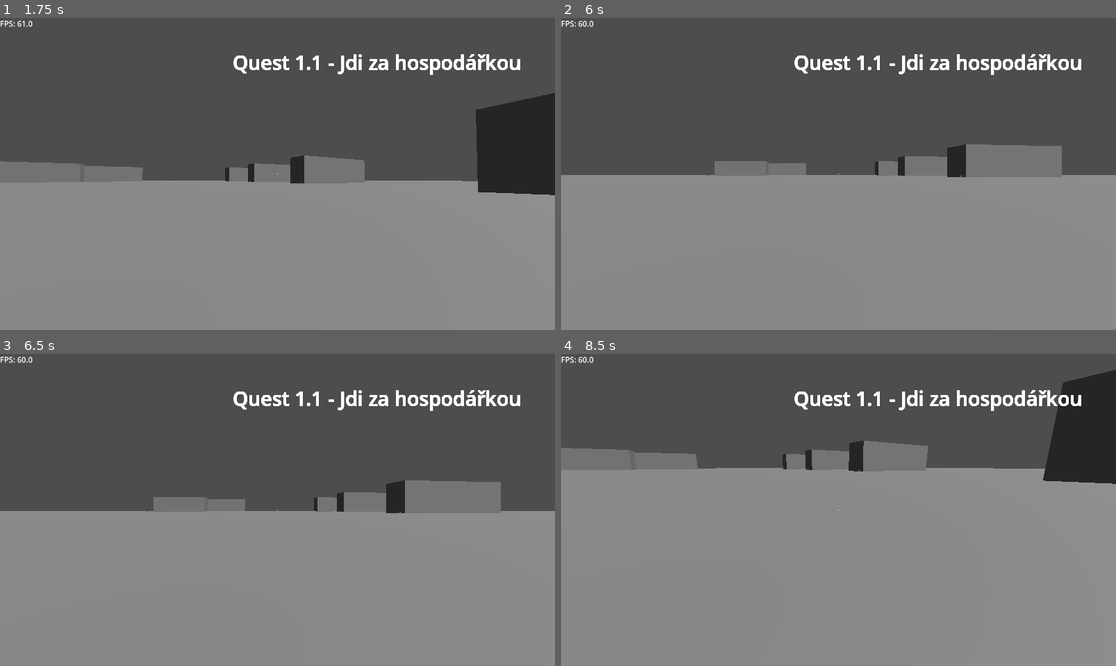
Above: before the commit, frames 1-4 (two rows, left to right).
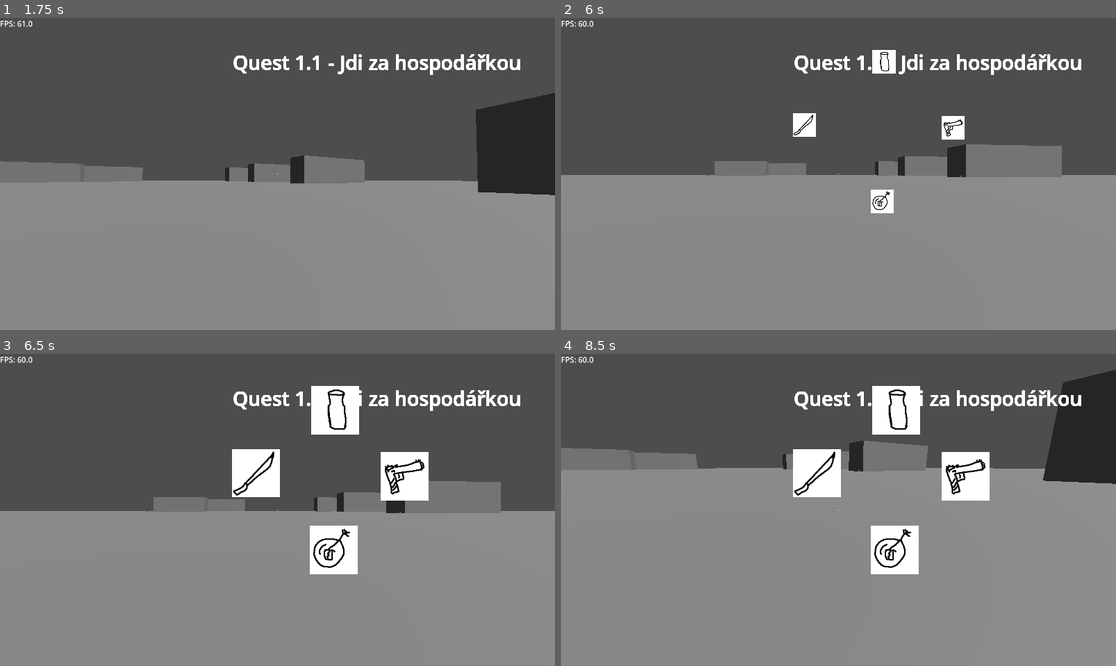
Above: after the commit, the same moments.

Repository: StrahovGameDev/StraHov
Game: Godot game, scene res://00main_scene/game_manager.tscn
Two runs of this game, one before a commit and one after it. Both use one fixed random seed, a clock stepped at 60 frames per second and the inputs below. Before the commit the project starts from res://main_scene/game_manager.tscn. Video files are missing from this copy of the repository; at most half a second of black plays in their place.
Inputs (mouse positions are in pixels of both pictures, inside the frame that each line leads up to):
- Up to frame 1 (1.75 s): click "START" at 0.5 s; tap Enter (enter) at 1.25 s; move the mouse to (305, 174) at 1.27 s; hold Space (fly_up) from 1.28 s (still down); hold Enter (enter) from 1.28 s (still down); tap G (weapon_select) at 1.55 s
- Up to frame 2 (6 s): keep holding Space (fly_up); move the mouse to (810, 174) at 2.02 s; release Enter (enter) at 2.03 s; tap G (weapon_select) at 2.1, 3.05, 4.55 s; tap Enter (enter) at 2.3, 3.8, 5.3 s; tap E (accept) at 2.75, 4.25, 5, 5.75 s; move the mouse to (849, 167) at 2.77 s; hold E (accept) 2.78-3.53 s; move the mouse to (832, 180) at 3.52 s; tap Ctrl (duck) at 3.6 s; move the mouse to (877, 177) at 4.27 s; hold Enter (enter) 4.28-5.03 s; move the mouse to (794, 170) at 5.02 s; tap Shift (sprint) at 5.1 s; move the mouse to (844, 174) at 5.77 s; hold G (weapon_select) from 5.78 s (still down)
- Up to frame 3 (6.5 s): keep holding Space (fly_up); keep holding G (weapon_select)
- Up to frame 4 (8.5 s): release Space (fly_up) at 6.5 s; release G (weapon_select) at 6.5 s; click (894, 410) at 6.52 s; move the mouse to (816, 503) at 7.27 s; hold D (right) 7.28-8.03 s; tap Enter (enter) at 7.35 s; move the mouse to (866, 510) at 8.02 s; hold Space (fly_up) from 8.03 s (still down); hold G (weapon_select) from 8.03 s (still down)

Frame 1 is identical in both runs. In frame 2, 1.2% of the frame differs, in the area x 41-73%, y 10-63%; in frame 3, 5.2%; in frame 4, 5.2%, in the area x 41-78%, y 10-71%.

Commit message:
WeaponManager: a few changes; main_scene folder renamed to 00main_scene

Diff:
--- a/main_scene/game_manager.tscn
+++ b/00main_scene/game_manager.tscn
@@ -1,6 +1,6 @@
 [gd_scene load_steps=9 format=3 uid="uid://bh1bx58xo7kmm"]
 
-[ext_resource type="Script" uid="uid://bbookv36piwvg" path="res://main_scene/game_manager.gd" id="1_ctrpd"]
+[ext_resource type="Script" uid="uid://bbookv36piwvg" path="res://00main_scene/game_manager.gd" id="1_ctrpd"]
 [ext_resource type="PackedScene" uid="uid://djesgf26jvqba" path="res://player.tscn" id="2_ddapi"]
 [ext_resource type="PackedScene" uid="uid://limqqekoiruf" path="res://scenes/map.tscn" id="3_ddapi"]
 [ext_resource type="PackedScene" uid="uid://cv2buc5hncyui" path="res://scenes/dialog_trigger.tscn" id="4_1lmva"]
--- a/gun_manager.tscn
+++ /dev/null
@@ -1,161 +0,0 @@
-[gd_scene load_steps=9 format=3 uid="uid://rukcl2t6m65y"]
-
-[ext_resource type="Script" uid="uid://i3fhhgx36b25" path="res://gun_manager.gd" id="1_silsl"]
-[ext_resource type="Texture2D" uid="uid://jr2umhv5muw0" path="res://weapons/weapon_1.png" id="2_lqhhv"]
-[ext_resource type="Texture2D" uid="uid://cdj13y2012ymi" path="res://weapons/weapon_2.png" id="3_kgsr0"]
-[ext_resource type="Texture2D" uid="uid://cx21jdet3qokd" path="res://weapons/weapon_3.png" id="4_xjpc8"]
-[ext_resource type="Texture2D" uid="uid://cxmq5fjqwlkdx" path="res://weapons/weapon_4.png" id="5_nxnyt"]
-
-[sub_resource type="Animation" id="Animation_lqhhv"]
-resource_name = "weapons_appear"
-length = 0.38
-tracks/0/type = "value"
-tracks/0/imported = false
-tracks/0/enabled = true
-tracks/0/path = NodePath("Weapon1:scale")
-tracks/0/interp = 1
-tracks/0/loop_wrap = true
-tracks/0/keys = {
-"times": PackedFloat32Array(0, 0.38),
-"transitions": PackedFloat32Array(1, 1),
-"update": 0,
-"values": [Vector2(1e-05, 1e-05), Vector2(1, 1)]
-}
-tracks/1/type = "value"
-tracks/1/imported = false
-tracks/1/enabled = true
-tracks/1/path = NodePath("Weapon2:scale")
-tracks/1/interp = 1
-tracks/1/loop_wrap = true
-tracks/1/keys = {
-"times": PackedFloat32Array(0, 0.38),
-"transitions": PackedFloat32Array(1, 1),
-"update": 0,
-"values": [Vector2(1e-05, 1e-05), Vector2(1, 1)]
-}
-tracks/2/type = "value"
-tracks/2/imported = false
-tracks/2/enabled = true
-tracks/2/path = NodePath("Weapon3:scale")
-tracks/2/interp = 1
-tracks/2/loop_wrap = true
-tracks/2/keys = {
-"times": PackedFloat32Array(0, 0.38),
-"transitions": PackedFloat32Array(1, 1),
-"update": 0,
-"values": [Vector2(1e-05, 1e-05), Vector2(1, 1)]
-}
-tracks/3/type = "value"
-tracks/3/imported = false
-tracks/3/enabled = true
-tracks/3/path = NodePath("Weapon4:scale")
-tracks/3/interp = 1
-tracks/3/loop_wrap = true
-tracks/3/keys = {
-"times": PackedFloat32Array(0, 0.38),
-"transitions": PackedFloat32Array(1, 1),
-"update": 0,
-"values": [Vector2(1e-05, 1e-05), Vector2(1, 1)]
-}
-
-[sub_resource type="Animation" id="Animation_kgsr0"]
-length = 0.001
-tracks/0/type = "value"
-tracks/0/imported = false
-tracks/0/enabled = true
-tracks/0/path = NodePath("Weapon1:scale")
-tracks/0/interp = 1
-tracks/0/loop_wrap = true
-tracks/0/keys = {
-"times": PackedFloat32Array(0),
-"transitions": PackedFloat32Array(1),
-"update": 0,
-"values": [Vector2(1, 1)]
-}
-tracks/1/type = "value"
-tracks/1/imported = false
-tracks/1/enabled = true
-tracks/1/path = NodePath("Weapon2:scale")
-tracks/1/interp = 1
-tracks/1/loop_wrap = true
-tracks/1/keys = {
-"times": PackedFloat32Array(0),
-"transitions": PackedFloat32Array(1),
-"update": 0,
-"values": [Vector2(1, 1)]
-}
-tracks/2/type = "value"
-tracks/2/imported = false
-tracks/2/enabled = true
-tracks/2/path = NodePath("Weapon3:scale")
-tracks/2/interp = 1
-tracks/2/loop_wrap = true
-tracks/2/keys = {
-"times": PackedFloat32Array(0),
-"transitions": PackedFloat32Array(1),
-"update": 0,
-"values": [Vector2(1, 1)]
-}
-tracks/3/type = "value"
-tracks/3/imported = false
-tracks/3/enabled = true
-tracks/3/path = NodePath("Weapon4:scale")
-tracks/3/interp = 1
-tracks/3/loop_wrap = true
-tracks/3/keys = {
-"times": PackedFloat32Array(0),
-"transitions": PackedFloat32Array(1),
-"update": 0,
-"values": [Vector2(1, 1)]
-}
-
-[sub_resource type="AnimationLibrary" id="AnimationLibrary_xjpc8"]
-_data = {
-&"RESET": SubResource("Animation_kgsr0"),
-&"weapons_appear": SubResource("Animation_lqhhv")
-}
-
-[node name="WeaponManager" type="Node"]
-script = ExtResource("1_silsl")
-
-[node name="Weapon1" type="TextureButton" parent="."]
-offset_left = 646.0
-offset_top = 67.0
-offset_right = 746.0
-offset_bottom = 167.0
-texture_normal = ExtResource("2_lqhhv")
-
-[node name="Weapon2" type="TextureButton" parent="."]
-offset_left = 790.0
-offset_top = 204.0
-offset_right = 890.0
-offset_bottom = 304.0
-texture_normal = ExtResource("3_kgsr0")
-
-[node name="Weapon3" type="TextureButton" parent="."]
-offset_left = 643.0
-offset_top = 357.0
-offset_right = 743.0
-offset_bottom = 457.0
-texture_normal = ExtResource("4_xjpc8")
-
-[node name="Weapon4" type="TextureButton" parent="."]
-offset_left = 481.0
-offset_top = 198.0
-offset_right = 581.0
-offset_bottom = 298.0
-texture_normal = ExtResource("5_nxnyt")
-
-[node name="AnimationPlayer" type="AnimationPlayer" parent="."]
-libraries = {
-&"": SubResource("AnimationLibrary_xjpc8")
-}
-
-[connection signal="mouse_entered" from="Weapon1" to="." method="_on_weapon_1_mouse_entered"]
-[connection signal="mouse_exited" from="Weapon1" to="." method="_on_weapon_1_mouse_exited"]
-[connection signal="mouse_entered" from="Weapon2" to="." method="_on_weapon_2_mouse_entered"]
-[connection signal="mouse_exited" from="Weapon2" to="." method="_on_weapon_2_mouse_exited"]
-[connection signal="mouse_entered" from="Weapon3" to="." method="_on_weapon_3_mouse_entered"]
-[connection signal="mouse_exited" from="Weapon3" to="." method="_on_weapon_3_mouse_exited"]
-[connection signal="mouse_entered" from="Weapon4" to="." method="_on_weapon_4_mouse_entered"]
-[connection signal="mouse_exited" from="Weapon4" to="." method="_on_weapon_4_mouse_exited"]
--- a/player.tscn
+++ b/player.tscn
@@ -1,9 +1,10 @@
-[gd_scene load_steps=11 format=4 uid="uid://djesgf26jvqba"]
+[gd_scene load_steps=12 format=4 uid="uid://djesgf26jvqba"]
 
 [ext_resource type="Script" uid="uid://bdbrbuktuwnt8" path="res://player.gd" id="1_l7a3g"]
 [ext_resource type="Script" uid="uid://cjkdvcailusal" path="res://cross_hair.gd" id="2_ujf4b"]
 [ext_resource type="PackedScene" uid="uid://blnv74irts5gj" path="res://console.tscn" id="2_whsb8"]
 [ext_resource type="Texture2D" uid="uid://b3kq5qbad6e34" path="res://player_kafka_kafka2.png" id="3_hqtel"]
+[ext_resource type="PackedScene" uid="uid://rukcl2t6m65y" path="res://weapon_manager.tscn" id="5_sweqy"]
 
 [sub_resource type="CapsuleShape3D" id="CapsuleShape3D_1tgjw"]
 
@@ -127,3 +128,5 @@
 offset_top = 279.0
 offset_right = 964.0
 offset_bottom = 375.0
+
+[node name="WeaponManager" parent="." instance=ExtResource("5_sweqy")]
--- a/project.godot
+++ b/project.godot
@@ -19,7 +19,7 @@
 [file_customization]
 
 folder_colors={
-"res://main_scene/": "red"
+"res://00main_scene/": "red"
 }
 
 [input]
@@ -99,3 +99,7 @@
 
 3d_physics/layer_1="collisions"
 3d_physics/layer_2="dialogs"
+
+[physics]
+
+3d/physics_engine="Jolt Physics"
--- a/gun_manager.gd
+++ b/weapon_manager.gd
@@ -1,9 +1,13 @@
 extends Node
+
+func _ready() -> void:
+	$CanvasLayer/WeaponSelector.hide()
 
 func _input(event: InputEvent) -> void:
 	if event.is_action_pressed("weapon_select"):
 		#print("weapon selector")
 		Input.set_mouse_mode(Input.MOUSE_MODE_VISIBLE)
+		$CanvasLayer/WeaponSelector.show()
 		$AnimationPlayer.play("weapons_appear")
 	elif event.is_action_released("weapon_select"):
 		#print("select gun")
@@ -34,6 +38,7 @@
 			print("Grenade selected")
 		_:
 			print("nothing selected")
+	$CanvasLayer/WeaponSelector.hide()
 
 
 func _on_weapon_2_mouse_entered() -> void:
--- /dev/null
+++ b/weapon_manager.tscn
@@ -0,0 +1,174 @@
+[gd_scene load_steps=9 format=3 uid="uid://rukcl2t6m65y"]
+
+[ext_resource type="Script" uid="uid://i3fhhgx36b25" path="res://weapon_manager.gd" id="1_8u6fj"]
+[ext_resource type="Texture2D" uid="uid://jr2umhv5muw0" path="res://weapons/weapon_1.png" id="2_ud4p6"]
+[ext_resource type="Texture2D" uid="uid://cdj13y2012ymi" path="res://weapons/weapon_2.png" id="3_j8p0c"]
+[ext_resource type="Texture2D" uid="uid://cx21jdet3qokd" path="res://weapons/weapon_3.png" id="4_dt1gt"]
+[ext_resource type="Texture2D" uid="uid://cxmq5fjqwlkdx" path="res://weapons/weapon_4.png" id="5_x1hkb"]
+
+[sub_resource type="Animation" id="Animation_kgsr0"]
+length = 0.001
+tracks/0/type = "value"
+tracks/0/imported = false
+tracks/0/enabled = true
+tracks/0/path = NodePath("CanvasLayer/WeaponSelector/Weapon1:scale")
+tracks/0/interp = 1
+tracks/0/loop_wrap = true
+tracks/0/keys = {
+"times": PackedFloat32Array(0),
+"transitions": PackedFloat32Array(1),
+"update": 0,
+"values": [Vector2(1, 1)]
+}
+tracks/1/type = "value"
+tracks/1/imported = false
+tracks/1/enabled = true
+tracks/1/path = NodePath("CanvasLayer/WeaponSelector/Weapon2:scale")
+tracks/1/interp = 1
+tracks/1/loop_wrap = true
+tracks/1/keys = {
+"times": PackedFloat32Array(0),
+"transitions": PackedFloat32Array(1),
+"update": 0,
+"values": [Vector2(1, 1)]
+}
+tracks/2/type = "value"
+tracks/2/imported = false
+tracks/2/enabled = true
+tracks/2/path = NodePath("CanvasLayer/WeaponSelector/Weapon3:scale")
+tracks/2/interp = 1
+tracks/2/loop_wrap = true
+tracks/2/keys = {
+"times": PackedFloat32Array(0),
+"transitions": PackedFloat32Array(1),
+"update": 0,
+"values": [Vector2(1, 1)]
+}
+tracks/3/type = "value"
+tracks/3/imported = false
+tracks/3/enabled = true
+tracks/3/path = NodePath("CanvasLayer/WeaponSelector/Weapon4:scale")
+tracks/3/interp = 1
+tracks/3/loop_wrap = true
+tracks/3/keys = {
+"times": PackedFloat32Array(0),
+"transitions": PackedFloat32Array(1),
+"update": 0,
+"values": [Vector2(1, 1)]
+}
+
+[sub_resource type="Animation" id="Animation_lqhhv"]
+resource_name = "weapons_appear"
+length = 0.38
+tracks/0/type = "value"
+tracks/0/imported = false
+tracks/0/enabled = true
+tracks/0/path = NodePath("CanvasLayer/WeaponSelector/Weapon1:scale")
+tracks/0/interp = 1
+tracks/0/loop_wrap = true
+tracks/0/keys = {
+"times": PackedFloat32Array(0, 0.38),
+"transitions": PackedFloat32Array(1, 1),
+"update": 0,
+"values": [Vector2(1e-05, 1e-05), Vector2(1, 1)]
+}
+tracks/1/type = "value"
+tracks/1/imported = false
+tracks/1/enabled = true
+tracks/1/path = NodePath("CanvasLayer/WeaponSelector/Weapon2:scale")
+tracks/1/interp = 1
+tracks/1/loop_wrap = true
+tracks/1/keys = {
+"times": PackedFloat32Array(0, 0.38),
+"transitions": PackedFloat32Array(1, 1),
+"update": 0,
+"values": [Vector2(1e-05, 1e-05), Vector2(1, 1)]
+}
+tracks/2/type = "value"
+tracks/2/imported = false
+tracks/2/enabled = true
+tracks/2/path = NodePath("CanvasLayer/WeaponSelector/Weapon3:scale")
+tracks/2/interp = 1
+tracks/2/loop_wrap = true
+tracks/2/keys = {
+"times": PackedFloat32Array(0, 0.38),
+"transitions": PackedFloat32Array(1, 1),
+"update": 0,
+"values": [Vector2(1e-05, 1e-05), Vector2(1, 1)]
+}
+tracks/3/type = "value"
+tracks/3/imported = false
+tracks/3/enabled = true
+tracks/3/path = NodePath("CanvasLayer/WeaponSelector/Weapon4:scale")
+tracks/3/interp = 1
+tracks/3/loop_wrap = true
+tracks/3/keys = {
+"times": PackedFloat32Array(0, 0.38),
+"transitions": PackedFloat32Array(1, 1),
+"update": 0,
+"values": [Vector2(1e-05, 1e-05), Vector2(1, 1)]
+}
+
+[sub_resource type="AnimationLibrary" id="AnimationLibrary_xjpc8"]
+_data = {
+&"RESET": SubResource("Animation_kgsr0"),
+&"weapons_appear": SubResource("Animation_lqhhv")
+}
+
+[node name="WeaponManager" type="Node"]
+script = ExtResource("1_8u6fj")
+
+[node name="CanvasLayer" type="CanvasLayer" parent="."]
+layer = 2
+
+[node name="WeaponSelector" type="Control" parent="CanvasLayer"]
+layout_mode = 3
+anchors_preset = 0
+offset_right = 40.0
+offset_bottom = 40.0
+
+[node name="Weapon1" type="TextureButton" parent="CanvasLayer/WeaponSelector"]
+layout_mode = 0
+offset_left = 646.0
+offset_top = 67.0
+offset_right = 746.0
+offset_bottom = 167.0
+texture_normal = ExtResource("2_ud4p6")
+
+[node name="Weapon2" type="TextureButton" parent="CanvasLayer/WeaponSelector"]
+layout_mode = 0
+offset_left = 790.0
+offset_top = 204.0
+offset_right = 890.0
+offset_bottom = 304.0
+texture_normal = ExtResource("3_j8p0c")
+
+[node name="Weapon3" type="TextureButton" parent="CanvasLayer/WeaponSelector"]
+layout_mode = 0
+offset_left = 643.0
+offset_top = 357.0
+offset_right = 743.0
+offset_bottom = 457.0
+texture_normal = ExtResource("4_dt1gt")
+
+[node name="Weapon4" type="TextureButton" parent="CanvasLayer/WeaponSelector"]
+layout_mode = 0
+offset_left = 481.0
+offset_top = 198.0
+offset_right = 581.0
+offset_bottom = 298.0
+texture_normal = ExtResource("5_x1hkb")
+
+[node name="AnimationPlayer" type="AnimationPlayer" parent="."]
+libraries = {
+&"": SubResource("AnimationLibrary_xjpc8")
+}
+
+[connection signal="mouse_entered" from="CanvasLayer/WeaponSelector/Weapon1" to="." method="_on_weapon_1_mouse_entered"]
+[connection signal="mouse_exited" from="CanvasLayer/WeaponSelector/Weapon1" to="." method="_on_weapon_1_mouse_exited"]
+[connection signal="mouse_entered" from="CanvasLayer/WeaponSelector/Weapon2" to="." method="_on_weapon_2_mouse_entered"]
+[connection signal="mouse_exited" from="CanvasLayer/WeaponSelector/Weapon2" to="." method="_on_weapon_2_mouse_exited"]
+[connection signal="mouse_entered" from="CanvasLayer/WeaponSelector/Weapon3" to="." method="_on_weapon_3_mouse_entered"]
+[connection signal="mouse_exited" from="CanvasLayer/WeaponSelector/Weapon3" to="." method="_on_weapon_3_mouse_exited"]
+[connection signal="mouse_entered" from="CanvasLayer/WeaponSelector/Weapon4" to="." method="_on_weapon_4_mouse_entered"]
+[connection signal="mouse_exited" from="CanvasLayer/WeaponSelector/Weapon4" to="." method="_on_weapon_4_mouse_exited"]
Renamed: main_scene/game_manager.gd -> 00main_scene/game_manager.gd
Renamed: main_scene/game_manager.gd.uid -> 00main_scene/game_manager.gd.uid
Renamed: gun_manager.gd.uid -> weapon_manager.gd.uid
